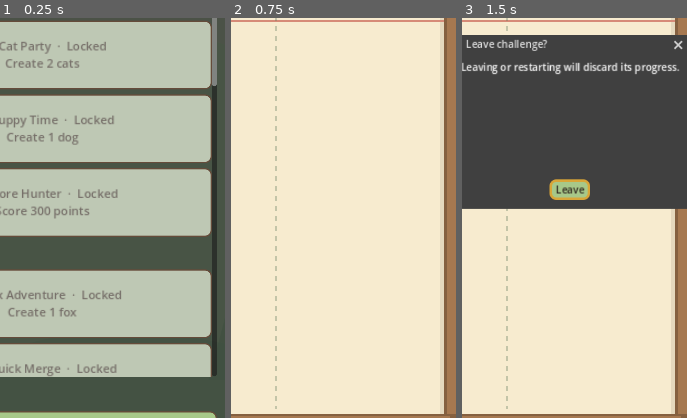
Above: before the commit, frames 1-3 (left to right).
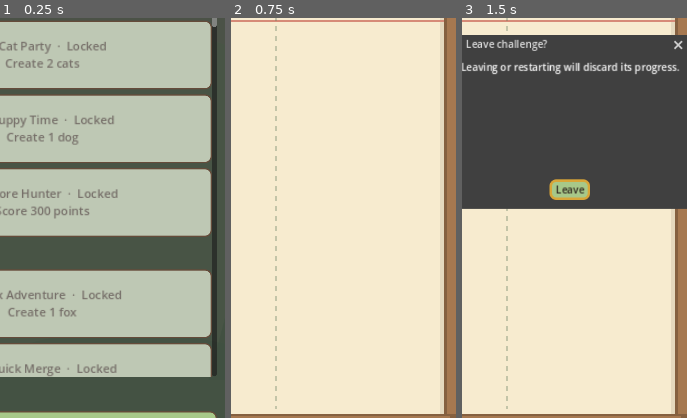
Above: after the commit, the same moments.

Repository: sandikovcusu-commits/MergeAnimal
Game: Godot game, scene res://scenes/game/ChallengeGame.tscn
Same seed, same stepped clock (60 frames per second), same inputs: the game is played once before the commit and once after it. This scene is started directly instead of the project's main scene.
Inputs:
- Up to frame 1 (0.25 s): no input
- Up to frame 2 (0.75 s): click "01 First Friend · Ready Creat…" at 0.5 s
- Up to frame 3 (1.5 s): click "Restart" at 1.25 s
The pictures show only the part of the screen within x 40-90%, y 36-86%; the shares and areas given below are measured in that part.

The runs differ from the first frame. In frame 1, 0.3% of the frame differs, in the area x 94-97%, y 2-17%; in frame 2, nothing differs; in frame 3, nothing differs.

Commit message:
Add Phase 4 expert challenges
Co-authored-by: arena-agent <297053741+arena-agent@users.noreply.github.com>

Diff:
--- /dev/null
+++ b/MergeAnimals/resources/challenges/16.tres
@@ -0,0 +1,15 @@
+[gd_resource type="Resource" script_class="ChallengeData" load_steps=2 format=3]
+
+[ext_resource type="Script" path="res://scripts/challenges/ChallengeData.gd" id="1"]
+
+[resource]
+script = ExtResource("1")
+id = 16
+title_key = &"FAST_THINKER"
+objective_key = &"SCORE_500_FAST"
+objective_type = "score"
+animal_id = &""
+target = 500
+time_limit = 90.0
+starting_animals = PackedStringArray()
+spawn_sequence = PackedStringArray("dog")
--- /dev/null
+++ b/MergeAnimals/resources/challenges/17.tres
@@ -0,0 +1,15 @@
+[gd_resource type="Resource" script_class="ChallengeData" load_steps=2 format=3]
+
+[ext_resource type="Script" path="res://scripts/challenges/ChallengeData.gd" id="1"]
+
+[resource]
+script = ExtResource("1")
+id = 17
+title_key = &"COMBO_CHAMPION"
+objective_key = &"COMBO_FIVE"
+objective_type = "combo"
+animal_id = &""
+target = 5
+time_limit = 0.0
+starting_animals = PackedStringArray()
+spawn_sequence = PackedStringArray("dog")
--- /dev/null
+++ b/MergeAnimals/resources/challenges/18.tres
@@ -0,0 +1,15 @@
+[gd_resource type="Resource" script_class="ChallengeData" load_steps=2 format=3]
+
+[ext_resource type="Script" path="res://scripts/challenges/ChallengeData.gd" id="1"]
+
+[resource]
+script = ExtResource("1")
+id = 18
+title_key = &"LION_KING"
+objective_key = &"MAKE_LION"
+objective_type = "animal"
+animal_id = &"lion"
+target = 1
+time_limit = 0.0
+starting_animals = PackedStringArray("bear")
+spawn_sequence = PackedStringArray("bear")
--- /dev/null
+++ b/MergeAnimals/resources/challenges/19.tres
@@ -0,0 +1,15 @@
+[gd_resource type="Resource" script_class="ChallengeData" load_steps=2 format=3]
+
+[ext_resource type="Script" path="res://scripts/challenges/ChallengeData.gd" id="1"]
+
+[resource]
+script = ExtResource("1")
+id = 19
+title_key = &"GENTLE_GIANT"
+objective_key = &"MAKE_ELEPHANT"
+objective_type = "animal"
+animal_id = &"elephant"
+target = 1
+time_limit = 0.0
+starting_animals = PackedStringArray("lion")
+spawn_sequence = PackedStringArray("lion")
--- /dev/null
+++ b/MergeAnimals/resources/challenges/20.tres
@@ -0,0 +1,15 @@
+[gd_resource type="Resource" script_class="ChallengeData" load_steps=2 format=3]
+
+[ext_resource type="Script" path="res://scripts/challenges/ChallengeData.gd" id="1"]
+
+[resource]
+script = ExtResource("1")
+id = 20
+title_key = &"GOLDEN_GARDEN"
+objective_key = &"GOLDEN_MERGE"
+objective_type = "golden"
+animal_id = &""
+target = 1
+time_limit = 0.0
+starting_animals = PackedStringArray("bear")
+spawn_sequence = PackedStringArray("bear")
--- a/MergeAnimals/scripts/challenges/ChallengeManager.gd
+++ b/MergeAnimals/scripts/challenges/ChallengeManager.gd
@@ -1,7 +1,7 @@
 class_name ChallengeManager
 extends RefCounted
 signal objective_reached
-const DEFINITIONS: Array[ChallengeData] = [preload("res://re …(646 unchanged characters)… ad("res://resources/challenges/15.tres")]
+const DEFINITIONS: Array[ChallengeData] = [preload("res://re …(646 unchanged characters)… ad("res://resources/challenges/15.tres"), preload("res://resources/challenges/16.tres"), preload("res://resources/challenges/17.tres"), preload("res://resources/challenges/18.tres"), preload("res://resources/challenges/19.tres"), preload("res://resources/challenges/20.tres")]
 var definition: ChallengeData
 var count: int = 0
 var elapsed: float = 0.0
--- a/MergeAnimals/scripts/ui/UIStrings.gd
+++ b/MergeAnimals/scripts/ui/UIStrings.gd
@@ -34,6 +34,13 @@
 		"ru": {"KOALA_KINGDOM":"Королевство коал", "PANDA_RESCUE":"Спасение панды", "SCORE_MASTER":"Мастер очков", "DOUBLE_TR …(223 unchanged characters)…
 	}
 	for locale in challenge_advanced: messages[locale].merge(challenge_advanced[locale], true)
+	var challenge_expert := {
+		"en": {"FAST_THINKER":"Fast Thinker", "COMBO_CHAMPION":"Combo Champion", "LION_KING":"Lion King", "GENTLE_GIANT":"Gentle Giant", "GOLDEN_GARDEN":"Golden Garden", "SCORE_500_FAST":"500 points in 90 seconds", "COMBO_FIVE":"Reach combo x5", "MAKE_LION":"Create 1 lion", "MAKE_ELEPHANT":"Create 1 elephant", "GOLDEN_MERGE":"Make a Golden Merge"},
+		"az": {"FAST_THINKER":"Sürətli düşünən", "COMBO_CHAMPION":"Kombo çempionu", "LION_KING":"Şir kral", "GENTLE_GIANT":"Nəhəng dost", "GOLDEN_GARDEN":"Qızıl bağ", "SCORE_500_FAST":"90 saniyədə 500 xal", "COMBO_FIVE":"Kombo x5 əldə et", "MAKE_LION":"1 şir yarat", "MAKE_ELEPHANT":"1 fil yarat", "GOLDEN_MERGE":"Qızıl birləşmə et"},
+		"tr": {"FAST_THINKER":"Hızlı düşünen", "COMBO_CHAMPION":"Kombo şampiyonu", "LION_KING":"Aslan kral", "GENTLE_GIANT":"Nazik dev", "GOLDEN_GARDEN":"Altın bahçe", "SCORE_500_FAST":"90 saniyede 500 puan", "COMBO_FIVE":"Kombo x5 yap", "MAKE_LION":"1 aslan oluştur", "MAKE_ELEPHANT":"1 fil oluştur", "GOLDEN_MERGE":"Altın birleşme yap"},
+		"ru": {"FAST_THINKER":"Быстрая мысль", "COMBO_CHAMPION":"Чемпион комбо", "LION_KING":"Король лев", "GENTLE_GIANT":"Добрый гигант", "GOLDEN_GARDEN":"Золотой сад", "SCORE_500_FAST":"500 очков за 90 секунд", "COMBO_FIVE":"Получите комбо x5", "MAKE_LION":"Создайте 1 льва", "MAKE_ELEPHANT":"Создайте 1 слона", "GOLDEN_MERGE":"Совершите золотое объединение"}
+	}
+	for locale in challenge_expert: messages[locale].merge(challenge_expert[locale], true)
 	var save_messages := {
 		"en": {"NEW_GAME":"New game", "NEW_GAME_CONFIRM":"Start a new game? The saved session will be replaced.", "SAVE_FAILED":"Save failed", "CONTINUE":"Continue game", "SAVE_WAIT":"Save unavailable. Resume and try again.", "SAVE_UNAVAILABLE":"Saved game unavailable"},
 		"az": {"NEW_GAME":"Yeni oyun", "NEW_GAME_CONFIRM":"Yeni oyun başlasın? Saxlanmış oyun əvəz ediləcək.", "SAVE_FAILED":"Saxlama alınmadı", "CONTINUE":"Oyuna davam et", "SAVE_WAIT":"Saxlama mümkün deyil. Davam edib yenidən yoxlayın.", "SAVE_UNAVAILABLE":"Saxlanmış oyun əlçatan deyil"},
--- /dev/null
+++ b/MergeAnimals/tests/integration/day642_phase4.gd
@@ -0,0 +1,38 @@
+extends SceneTree
+# Complete configured levels with their own starter boards and spawn queues.
+# Only actual drop input and gravity/contact; no body moves, removals or score injection.
+var failures := 0
+var checks := 0
+func _initialize() -> void: call_deferred("run")
+func check(ok: bool, label: String) -> void:
+	checks += 1; print("%s: %s" % ["PASS" if ok else "FAIL", label])
+	if not ok: failures += 1
+func run() -> void:
+	for id in range(16, 21):
+		set_meta("challenge_id", id)
+		var game = (load("res://scenes/game/ChallengeGame.tscn") as PackedScene).instantiate()
+		game.test_seed = 88; root.add_child(game); current_scene = game
+		await process_frame; await process_frame
+		if game.challenge == null:
+			check(false, "challenge %d unlocked" % id); quit(1); return
+		var attempts := 0
+		while not game.result_finished and attempts < 48:
+			for tick in range(220):
+				await physics_frame
+				if game.result_finished: break
+			if game.result_finished: break
+			game._set_aim(360)
+			if game.drop_animal(): attempts += 1
+			if not game.is_playing(): break
+		for tick in range(500):
+			await process_frame
+			if game.result_finished: break
+		check(game.result_finished and game.result_success and game.result_saved and game.merge_manager.merge_count > 0, "challenge %d real gameplay success" % id)
+		print("PHASE4_RESULT id=%d drops=%d merges=%d score=%d combo=%d elapsed=%.2f success=%s" % [id, game.spawn_count, game.merge_manager.merge_count, game.score, game.max_combo, game.challenge.elapsed, game.result_success])
+		if id == 17: check(game.max_combo >= 5, "real combo x5")
+		if id == 20: check(game.challenge.count == 1 and game.score >= 1000, "real golden merge event")
+		var saved := ChallengeStore.load_results()
+		check(saved.status in ["ok", "recovered"] and saved.data.entries[id - 1].completed, "challenge %d completion persisted" % id)
+		paused = false; game.queue_free(); await process_frame; await process_frame
+		if failures > 0: break
+	print("PHASE4 checks=%d failures=%d" % [checks, failures]); quit(1 if failures else 0)
